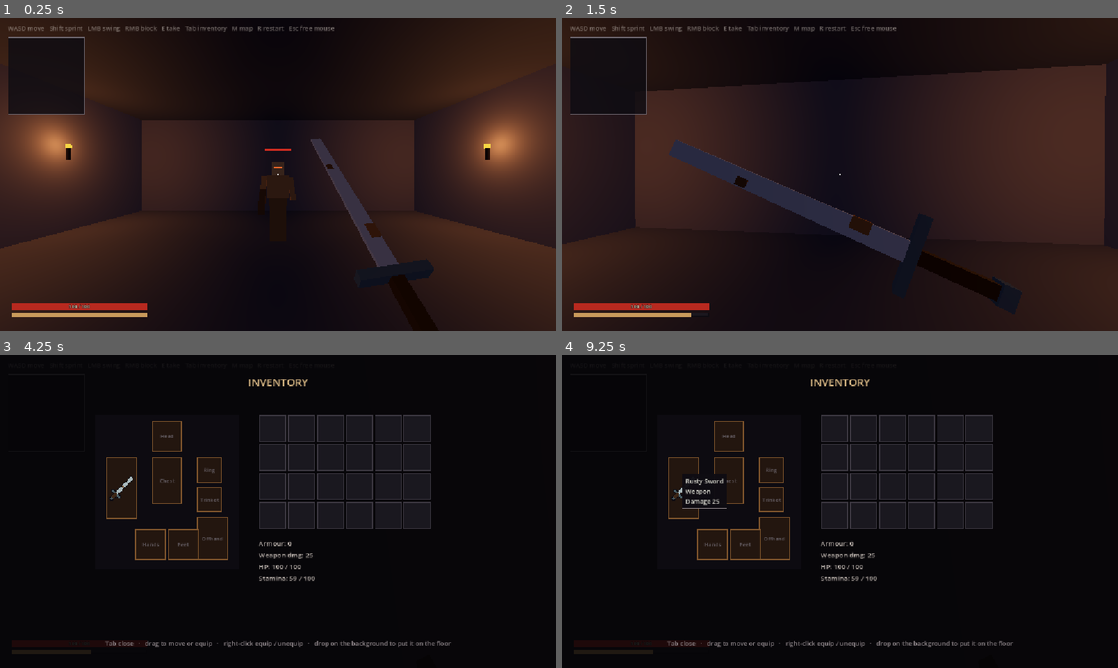
Above: before the commit, frames 1-4 (two rows, left to right).
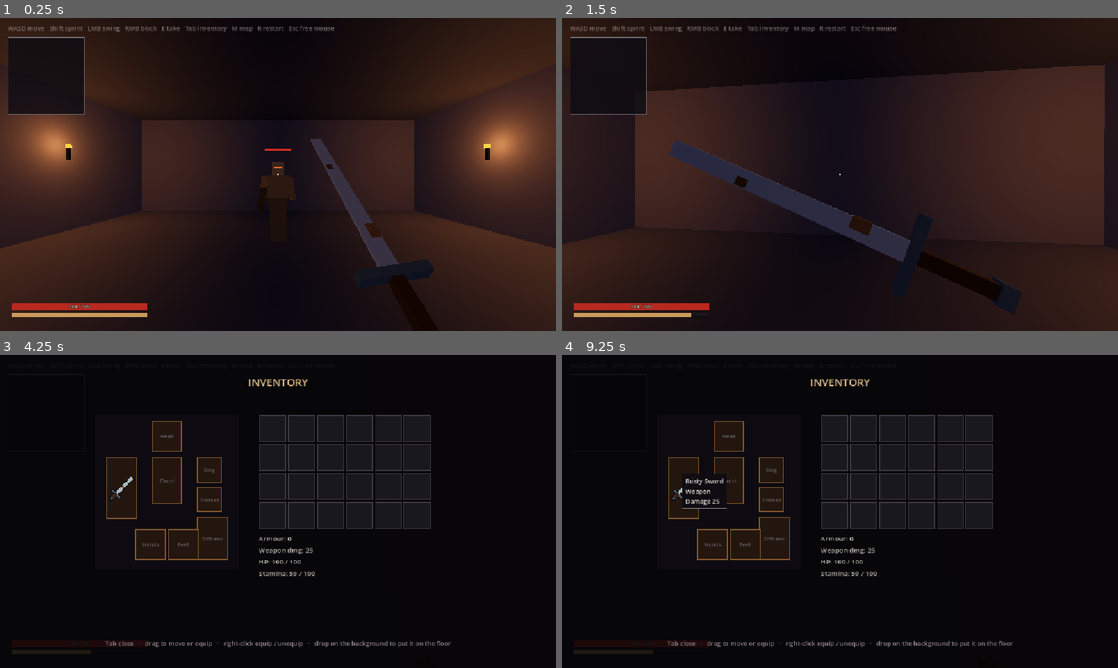
Above: after the commit, the same moments.

Repository: CaptainTiki/Arx
Game: Godot game, scene res://tests/CombatArena.tscn
Same seed, same stepped clock (60 frames per second), same inputs: the game is played once before the commit and once after it. This scene is started directly instead of the project's main scene.
Inputs (mouse positions are in pixels of both pictures, inside the frame that each line leads up to):
- Up to frame 1 (0.25 s): no input
- Up to frame 2 (1.5 s): move the mouse to (867, 174) at 0.52 s; press the mouse at (867, 174) at 0.53 s; hold W (move_forward) from 0.53 s (still down); right-click (867, 174) at 0.8 s; move the mouse to (812, 174) at 1.27 s; release the mouse at (812, 174) at 1.28 s; right-click (812, 174) at 1.35 s
- Up to frame 3 (4.25 s): keep holding W (move_forward); click (250, 511) at 1.55 s; move the mouse to (289, 505) at 2.02 s; press the mouse at (289, 505) at 2.03 s; right-click (289, 505) at 2.3 s; tap Enter at 2.75 s; move the mouse to (272, 517) at 2.77 s; release the mouse at (272, 517) at 2.78 s; right-click (272, 517) at 2.85 s; click (272, 517) at 3.05 s; move the mouse to (316, 514) at 3.52 s; hold E (interact) from 3.53 s (still down); right-click (316, 514) at 3.8 s; tap Tab (inventory) at 4.15 s
- Up to frame 4 (9.25 s): release W (move_forward) at 4.25 s; release E (interact) at 4.25 s; drag from (673, 464) to (756, 433) at 4.27 s; tap R (restart) every 0.75 s from 5 to 8 s; move the mouse to (867, 511) at 5.02 s; hold S (move_back) 5.03-5.75 s; hold Shift (sprint) 5.03-5.75 s; click (867, 511) at 5.17 s; right-click (867, 511) at 5.3 s; drag from (756, 433) to (728, 527) at 5.77 s; move the mouse to (962, 495) at 6.52 s; hold W (move_forward) 6.53-7.25 s; hold Right mouse button (block) 6.53-7.25 s; drag from (728, 527) to (812, 574) at 7.27 s; move the mouse to (895, 442) at 8.02 s; hold S (move_back) 8.03-8.75 s; hold Right mouse button (block) 8.03-8.75 s; drag from (812, 574) to (673, 464) at 8.77 s

The runs differ from the first frame. In frame 1, less than 0.1% of the frame differs, in the area x 46-48%, y 53-55%; in frame 2, 0.1%; in frame 3, 0.6%, in the area x 46-57%, y 58-73%; in frame 4, 0.6%.

Commit message:
Items v2: Stats Apply / Sheet

Diff:
--- a/combat/hit_info.gd
+++ b/combat/hit_info.gd
@@ -13,6 +13,10 @@
 var guard_broken: bool = false
 ## >1 when the target multiplied the damage (backstab, sneak attack). Feedback scales with it.
 var bonus: float = 1.0
+## How many poise hits this counts as (gear can make lights count double).
+var poise: int = 1
+## Extra percent on top of the target's backstab multiplier, from the attacker's gear.
+var backstab_bonus_pct: float = 0.0
 ## Set by the receiver when a block ate the hit, so the attacker can react (no slow on a blocked charge).
 var blocked: bool = false
 ## Set by the receiver to change how the hit reads on the attacker's side: the hit puff in this
--- a/enemy/enemy.gd
+++ b/enemy/enemy.gd
@@ -124,7 +124,7 @@
 	if was_unaware and data.sneak_mult > 1.0:
 		hit.bonus = data.sneak_mult
 	elif hit.source and data.backstab_mult > 1.0 and _is_behind(hit.source):
-		hit.bonus = data.backstab_mult
+		hit.bonus = data.backstab_mult * (1.0 + hit.backstab_bonus_pct / 100.0)
 	if hit.bonus > 1.0:
 		hit.damage = roundi(hit.damage * hit.bonus)
 	if data.guard and _guard_up() and hit.source and _guard_covers(hit.source):
@@ -152,7 +152,7 @@
 	# Super armor through the attack itself: hitting it mid-swing is a trade, not an interrupt.
 	var can_flinch: bool = (data.can_flinch or stunned) and not _in_attack()
 	if can_flinch and not stunned and not hit.heavy:
-		_poise_hits += 1
+		_poise_hits += maxi(hit.poise, 1)
 		can_flinch = _poise_hits >= data.poise
 	_health.take_hit(hit)
 	if _state != State.DEAD:
--- a/player/inventory.gd
+++ b/player/inventory.gd
@@ -90,7 +90,21 @@
 		var armor: ArmorData = item as ArmorData
 		if armor:
 			total += armor.armour
+	return total + roundi(stat_total(Stat.Kind.ARMOUR))
+
+
+## Sum of one stat's affixes across everything worn. Percent kinds come back as percents (12 = +12%).
+func stat_total(kind: Stat.Kind) -> float:
+	var total: float = 0.0
+	for item: ItemData in equipped.values():
+		if item:
+			total += item.stat(kind)
 	return total
+
+
+## 1.12 for +12%.
+func stat_mult(kind: Stat.Kind) -> float:
+	return 1.0 + stat_total(kind) / 100.0
 
 
 func first_free_index() -> int:
--- a/player/player.gd
+++ b/player/player.gd
@@ -98,6 +98,21 @@
 signal respawn_requested
 
 var _head_rest_y: float = 0.0
+var _base_max_hp: int = 100
+var _base_max_stamina: float = 100.0
+var _base_regen: float = 30.0
+
+
+## Gear changed: re-derive the maxima from the scene's base values plus worn affixes. HP keeps its
+## current value (clamped), so swapping a +HP piece off doesn't heal or hurt you.
+func _apply_gear_stats() -> void:
+	var max_hp: int = _base_max_hp + roundi(_inventory.stat_total(Stat.Kind.MAX_HP))
+	if max_hp != _health.max_hp:
+		_health.set_max_hp(max_hp)
+	_stamina.max_stamina = _base_max_stamina + _inventory.stat_total(Stat.Kind.MAX_STAMINA)
+	_stamina.current = minf(_stamina.current, _stamina.max_stamina)
+	_stamina.regen_per_second = _base_regen + _inventory.stat_total(Stat.Kind.STAMINA_REGEN)
+	_stamina.changed.emit(_stamina.current, _stamina.max_stamina)
 
 
 func _ready() -> void:
@@ -105,6 +120,10 @@
 	_hud.bind(_health, _stamina)
 	_effects.slow_changed.connect(_hud.set_slowed)
 	_health.died.connect(_on_died)
+	_base_max_hp = _health.max_hp
+	_base_max_stamina = _stamina.max_stamina
+	_base_regen = _stamina.regen_per_second
+	_inventory.changed.connect(_apply_gear_stats)
 	_inventory.equip(starting_weapon)
 	_inventory_screen.bind(self)
 	_hud.bind_map(dungeon, self)
@@ -310,7 +329,7 @@
 		base = block_speed
 	elif _intent.sprint_held:
 		base = sprint_speed
-	return base * _effects.speed_mult
+	return base * _effects.speed_mult * _inventory.stat_mult(Stat.Kind.MOVE_SPEED_PCT)
 
 
 func _is_in_front(source: Node3D) -> bool:
--- a/player/weapon_rig.gd
+++ b/player/weapon_rig.gd
@@ -368,9 +368,13 @@
 func _on_hit_landed(target: Node3D) -> void:
 	var to_target: Vector3 = target.global_position - _player.global_position
 	to_target.y = 0.0
-	var damage: int = roundi(weapon.damage * lerpf(1.0, weapon.heavy_damage_mult, _swing_charge))
+	var inventory: Inventory = _player.inventory
+	var heavy_mult: float = weapon.heavy_damage_mult * inventory.stat_mult(Stat.Kind.HEAVY_DAMAGE_PCT)
+	var damage: int = roundi(weapon.damage * inventory.stat_mult(Stat.Kind.DAMAGE_PCT) * lerpf(1.0, heavy_mult, _swing_charge))
 	var hit: HitInfo = HitInfo.new(damage, _player, to_target.normalized(), true)
 	hit.heavy = _swing_is_heavy
+	hit.poise = 1 + roundi(inventory.stat_total(Stat.Kind.POISE_DAMAGE))
+	hit.backstab_bonus_pct = inventory.stat_total(Stat.Kind.BACKSTAB_PCT)
 	var contact: Vector3 = _hitbox.overlap_point(target)
 	target.call(&"take_hit", hit)
 	_landed_this_swing = true
--- a/ui/InventoryScreen.tscn
+++ b/ui/InventoryScreen.tscn
@@ -289,6 +289,13 @@
 theme_override_font_sizes/font_size = 14
 text = "StaminaLabel"
 
+[node name="GearLabel" type="Label" parent="Root/Stats"]
+unique_name_in_owner = true
+layout_mode = 2
+theme_override_colors/font_color = Color(0.6, 0.7, 0.85, 1)
+theme_override_font_sizes/font_size = 13
+text = "GearLabel"
+
 [node name="Hint" type="Label" parent="Root"]
 layout_mode = 1
 anchors_preset = 7
--- a/ui/inventory_screen.gd
+++ b/ui/inventory_screen.gd
@@ -11,6 +11,7 @@
 @onready var _weapon_label: Label = %WeaponLabel
 @onready var _hp_label: Label = %HPLabel
 @onready var _stamina_label: Label = %StaminaLabel
+@onready var _gear_label: Label = %GearLabel
 @onready var _nope_sfx: AudioStreamPlayer = %NopeSfx
 
 ## Pixels between the cursor and the tooltip's corner.
@@ -87,7 +88,18 @@
 	_weapon_label.text = "Weapon dmg: %s" % (str(weapon.damage) if weapon else "- (fists)")
 	_hp_label.text = "HP: %d / %d" % [_player.health.hp, _player.health.max_hp]
 	_stamina_label.text = "Stamina: %d / %d" % [roundi(_player.stamina.current), roundi(_player.stamina.max_stamina)]
+	_gear_label.text = _gear_summary()
 	_update_tooltip()
+
+
+## Every non-zero stat total from worn gear, one per line. Empty when nothing's rolled.
+func _gear_summary() -> String:
+	var lines: PackedStringArray = []
+	for kind: int in Stat.Kind.values():
+		var total: float = _inventory.stat_total(kind as Stat.Kind)
+		if not is_zero_approx(total):
+			lines.append(Stat.describe(kind as Stat.Kind, total))
+	return "\n".join(lines)
 
 
 func _on_slot_hovered(slot: ItemSlotBase) -> void:
